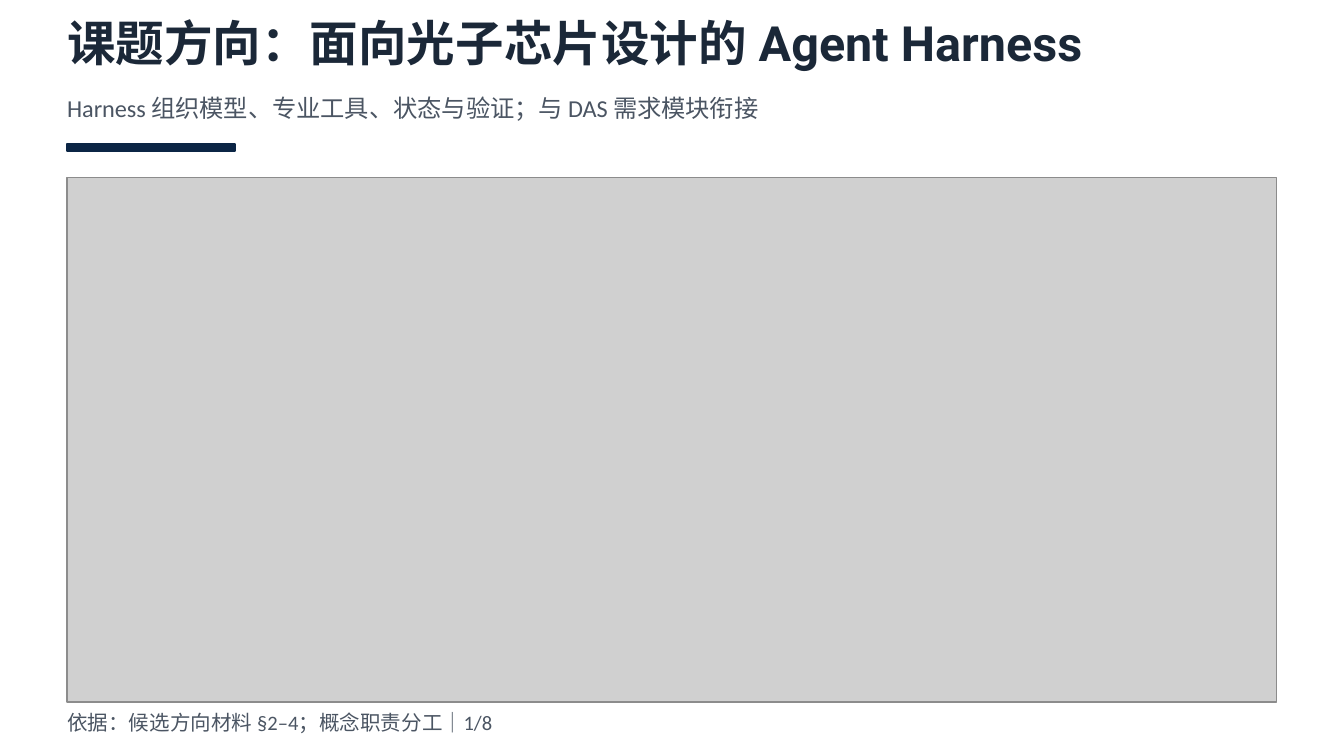
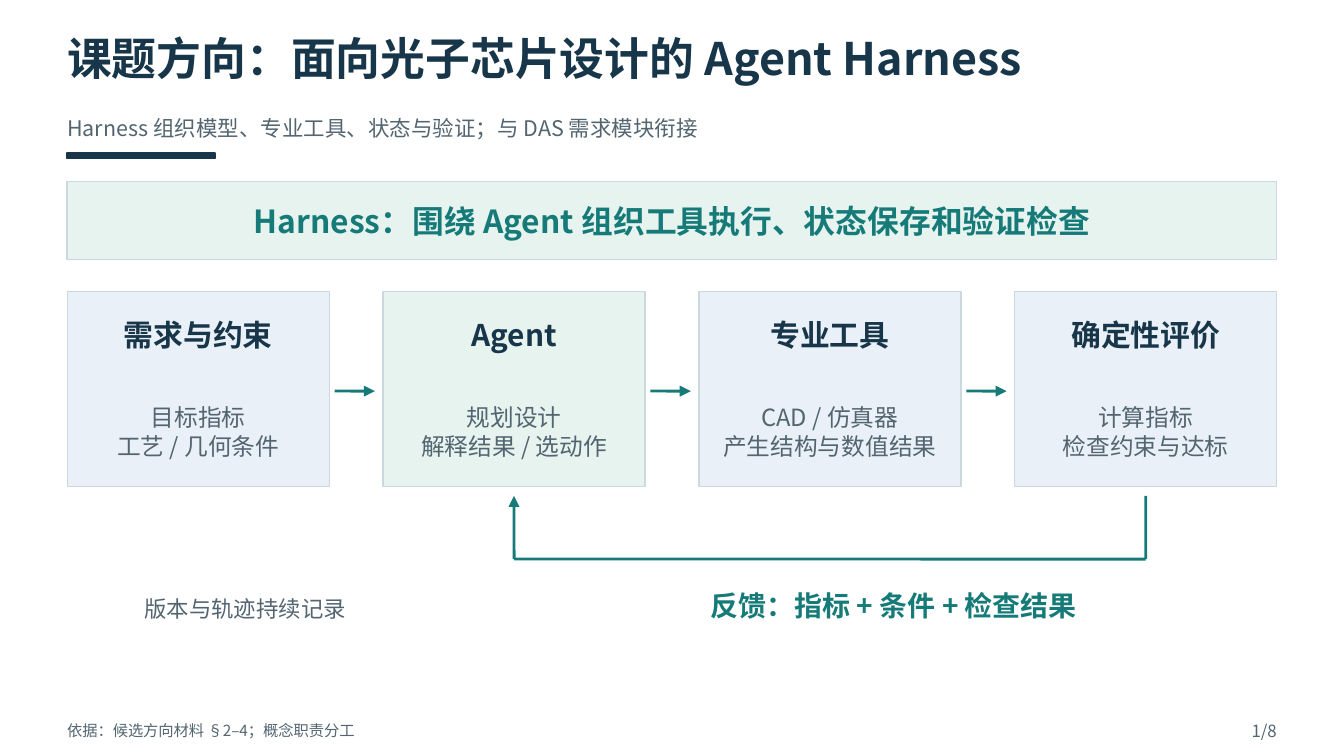
Before and after one commit to LlewynDavis/PIC_Harness_Research, a slide deck: slide 1 of presentations/task-018-class-harness/Harness_课堂汇报_项目重点版.pptx. Drawn at 1344x756 pixels with LibreOffice and Linux fonts; fonts in the diff are those of the drawing; grey boxes stand for pictures. Boxes give left, top, right and bottom in pixels: in the first picture for what was removed or moved away, otherwise in the second. Text is boxed around its words. In the diff, an @@ line names an element or a change of style, - is before the commit and + after.

```diff
--- a/presentations/task-018-class-harness/Harness_课堂汇报_项目重点版.pptx
+++ b/presentations/task-018-class-harness/Harness_课堂汇报_项目重点版.pptx
@@ text "课题方向：面向光子芯片设计的 Agent Harness": place and size @@
-text "课题方向：面向光子芯片设计的 Agent Harness" at box(67, 19, 1082, 71)
+text "课题方向：面向光子芯片设计的 Agent Harness" at box(67, 36, 1022, 86)
@@ text "课题方向：面向光子芯片设计的 Agent Harness" at box(67, 36, 1022, 86): size 26 to 24 pt, font Roboto to Noto Sans CJK SC, text colour #1B2838 to #18364A; vertical alignment top to middle @@
@@ text "Harness 组织模型、专业工具、状态与验证；与 DAS 需求模块衔接": place and size @@
-text "Harness 组织模型、专业工具、状态与验证；与 DAS 需求模块衔接" at box(67, 96, 758, 121)
+text "Harness 组织模型、专业工具、状态与验证；与 DAS 需求模块衔接" at box(67, 118, 698, 139)
@@ text "Harness 组织模型、专业工具、状态与验证；与 DAS 需求模块衔接" at box(67, 118, 698, 139): size 13 to 11.5 pt, font Calibri to Noto Sans CJK SC, text colour #4B5563 to #536570; vertical alignment top to middle @@
@@ rectangle: place and size @@
-rectangle at box(67, 144, 235, 151)
+rectangle at box(67, 153, 215, 159)
@@ rectangle at box(67, 153, 215, 159): fill #0B2545 to #18364A; outline #0B2545 1 pt to #18364A 1 pt @@
@@ picture removed at box(67, 177, 1277, 702) @@
@@ rectangle added at box(67, 181, 1277, 259), fill #E6F3EF, outline #CBD9DF 0.7 pt @@
@@ text added at box(254, 205, 1091, 241), 17 pt, text #167B78, bold @@
+Harness：围绕 Agent 组织工具执行、状态保存和验证检查
@@ rectangle added at box(67, 292, 329, 487), fill #EAF0F7, outline #CBD9DF 0.7 pt @@
@@ rectangle added at box(383, 292, 645, 487), fill #E6F3EF, outline #CBD9DF 0.7 pt @@
@@ rectangle added at box(699, 292, 961, 487), fill #EAF0F7, outline #CBD9DF 0.7 pt @@
@@ rectangle added at box(1015, 292, 1277, 487), fill #EAF0F7, outline #CBD9DF 0.7 pt @@
@@ text added at box(124, 320, 273, 349), 16 pt, text #18364A, bold @@
+需求与约束
@@ text added at box(471, 324, 556, 354), 16 pt, text #18364A, bold @@
+Agent
@@ text added at box(770, 320, 889, 349), 16 pt, text #18364A, bold @@
+专业工具
@@ text added at box(1071, 320, 1220, 349), 16 pt, text #18364A, bold @@
+确定性评价
@@ text added at box(117, 406, 279, 457), 12.7 pt, text #536570 @@
+目标指标
+工艺 / 几何条件
@@ arrow added from (335, 391) to (375, 391), #167B78 1.5 pt @@
@@ text added at box(421, 406, 607, 457), 12.7 pt, text #536570 @@
+规划设计
+解释结果 / 选动作
@@ arrow added from (650, 391) to (691, 391), #167B78 1.5 pt @@
@@ text added at box(723, 406, 936, 457), 12.7 pt, text #536570 @@
+CAD / 仿真器
+产生结构与数值结果
@@ arrow added from (966, 391) to (1007, 391), #167B78 1.5 pt @@
@@ text added at box(1063, 406, 1229, 457), 12.7 pt, text #536570 @@
+计算指标
+检查约束与达标
@@ arrow added from (515, 559) to (515, 496), #167B78 1.5 pt @@
@@ line added from (1146, 496) to (1146, 559), #167B78 1.5 pt @@
@@ line added from (515, 559) to (1146, 559), #167B78 1.5 pt @@
@@ text added at box(145, 598, 346, 619), 12 pt, text #536570 @@
+版本与轨迹持续记录
@@ text added at box(711, 592, 1077, 619), 15 pt, text #167B78, bold @@
+反馈：指标 + 条件 + 检查结果
@@ text at box(67, 723, 355, 739): text changed; size 11 to 8.2 pt; font Calibri to Noto Sans CJK SC; text colour #4B5563 to #536570 @@
-依据：候选方向材料 §2–4；概念职责分工｜1/8
+依据：候选方向材料 §2–4；概念职责分工
@@ text added at box(1252, 723, 1277, 740), 9 pt, text #536570 @@
+1/8
```
Also in this commit, not shown: 7 other slides changed, 30 other files.
